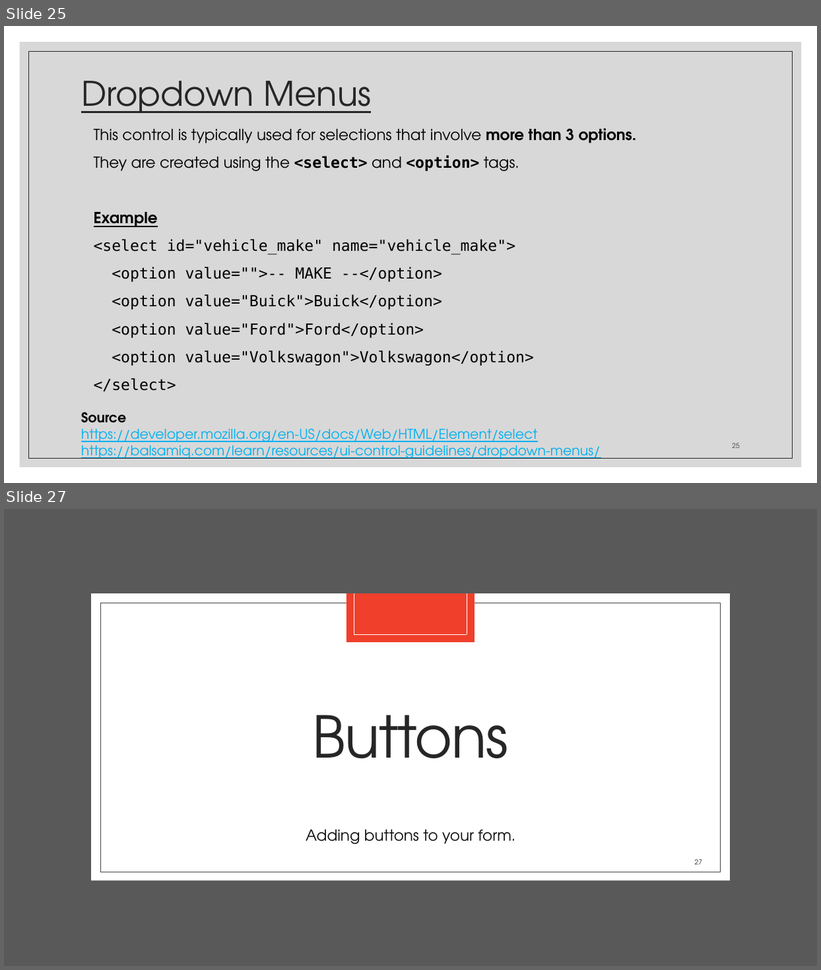
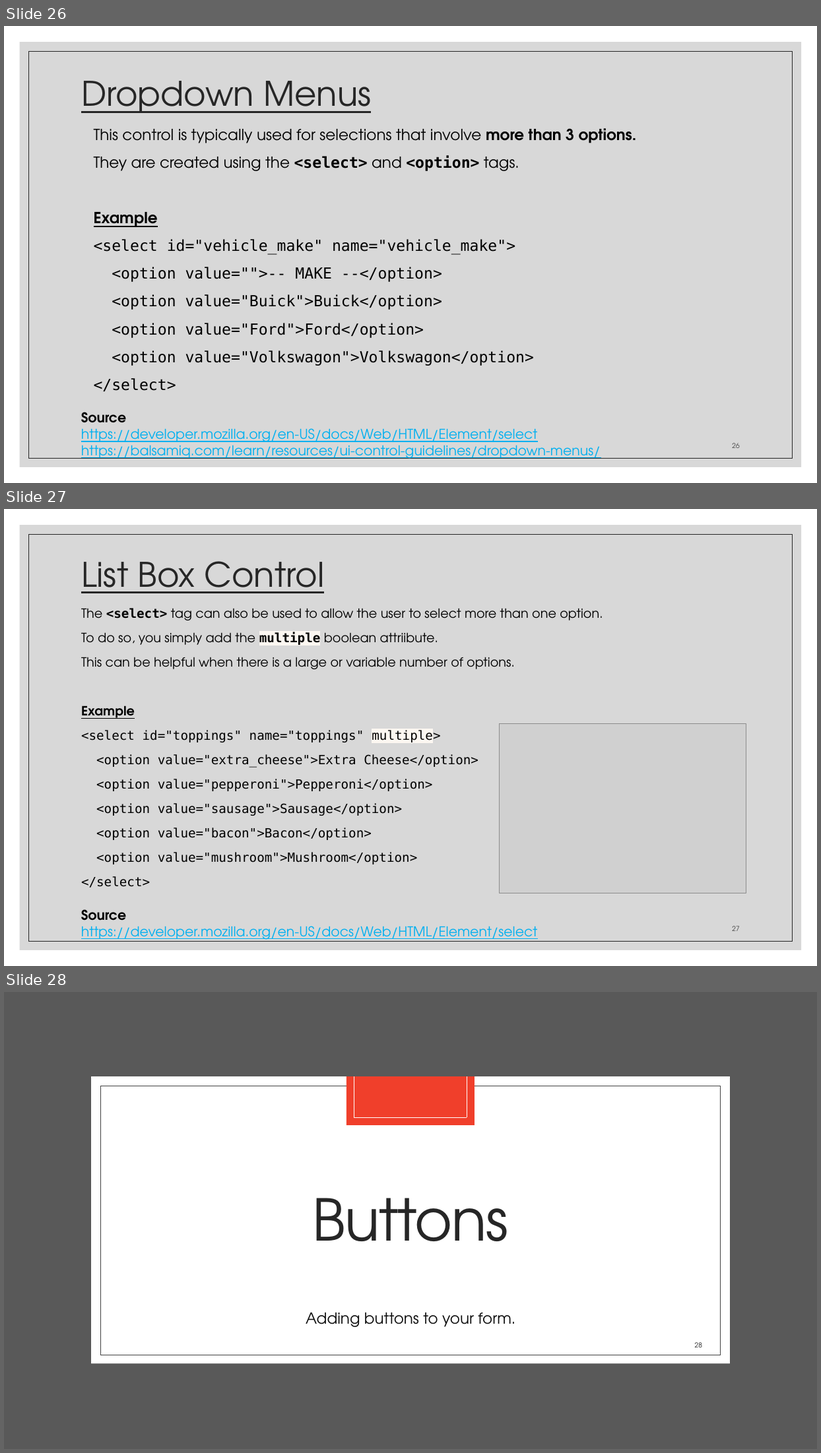
Before and after one commit to zackstotts/base-node-curriculum, a slide deck: unit_00/html_review/02 HTML Forms.pptx. Shown one above the other, each under a label of ours: slides 25 and 27 before the commit, slides 26, 27 and 28 after it; the slides between them are not shown. The pictures are 821x970 and 821x1453 pixels, drawn with LibreOffice and Linux fonts; fonts in the diff are those of the drawing; grey boxes stand for pictures. Boxes give left, top, right and bottom in pixels: in the first picture for what was removed or moved away, otherwise in the second. Text is boxed around its words. In the diff, an @@ line names an element or a change of style, - is before the commit and + after.

Commit message:
Adding more form controls

```diff
--- a/unit_00/html_review/02 HTML Forms.pptx
+++ b/unit_00/html_review/02 HTML Forms.pptx
@@ slide 27 added at (x1=4, y1=509, x2=817, y2=966), background #FFFFFF; not listed: 2 template elements that a slide beside it also shows @@
@@ title added at (x1=81, y1=561, x2=325, y2=593), 40 pt, text #262626, underline @@
+List Box Control
@@ text added at (x1=81, y1=608, x2=603, y2=888), 15 pt, text #000000 @@
+The <select> tag can also be used to allow the user to select more than one option.
+To do so, you simply add the multiple boolean attriibute.
+This can be helpful when there is a large or variable number of options.
+Example
+<select id="toppings" name="toppings" multiple>
+<option value="extra_cheese">Extra Cheese</option>
+<option value="pepperoni">Pepperoni</option>
+<option value="sausage">Sausage</option>
+<option value="bacon">Bacon</option>
+<option value="mushroom">Mushroom</option>
+</select>
@@ picture added at (x1=499, y1=723, x2=746, y2=893) @@
@@ text added at (x1=81, y1=910, x2=537, y2=942), 16 pt, text #00B0F0, underline @@
+Source
+https://developer.mozilla.org/en-US/docs/Web/HTML/Element/select
@@ page number added at (x1=732, y1=926, x2=739, y2=931), 8 pt, text #404040 @@
+27
@@ what was slide 25 is now slide 26 @@
@@ what was slide 27 is now slide 28 @@
@@ page number at (x1=695, y1=1342, x2=702, y2=1348): text changed @@
-27
+28
```
Also in this commit, not shown: 7 slides changed, 1 other slide added, 1 slide removed, 1 other file.
